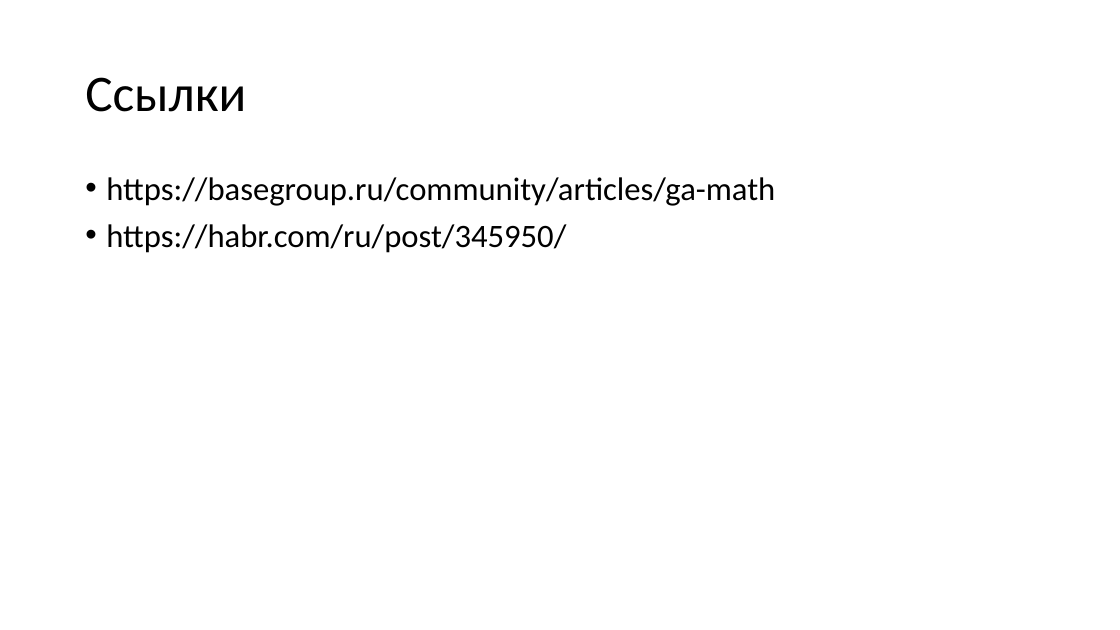
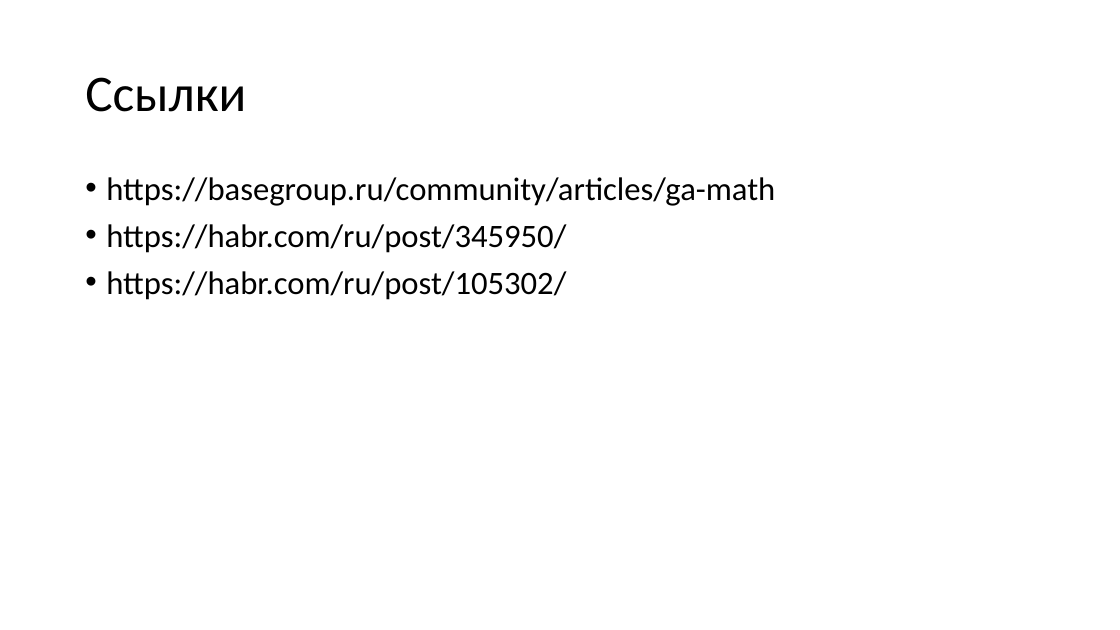
Before and after one commit to mosalov/AI_main_lectures, a slide deck: slide 39 of Лекция 15.pptx (slide 35 before the commit). Drawn at 1120x630 pixels with LibreOffice and Linux fonts; fonts in the diff are those of the drawing. Boxes give left, top, right and bottom in pixels: in the first picture for what was removed or moved away, otherwise in the second. Text is boxed around its words. In the diff, an @@ line names an element or a change of style, - is before the commit and + after.

```diff
--- a/Лекция 15.pptx
+++ b/Лекция 15.pptx
@@ text at (106,271,566,300): paragraph added @@
+• https://habr.com/ru/post/105302/
```
Also in this commit, not shown: 3 other slides changed, 4 slides added, 1 other file.
